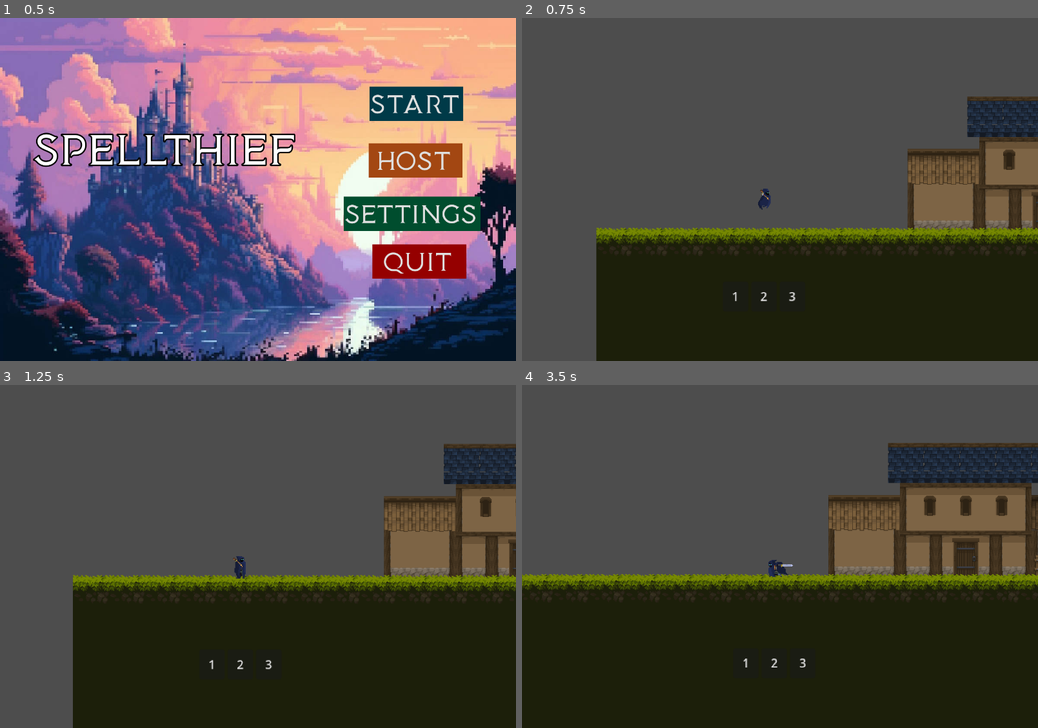
Above: before the commit, frames 1-4 (two rows, left to right).
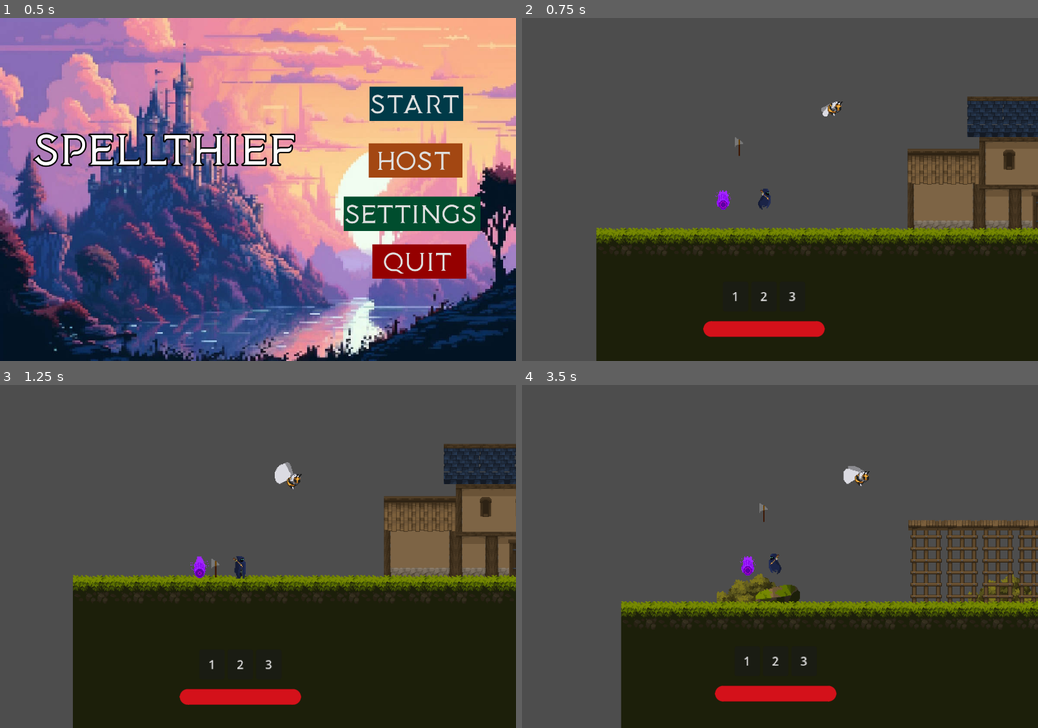
Above: after the commit, the same moments.

Repository: ACM-Game-Dev/Roguelike
Game: Godot game, scene res://Game/main_menu.tscn
Same seed, same stepped clock (60 frames per second), same inputs: the game is played once before the commit and once after it.
Inputs (mouse positions are in pixels of both pictures, inside the frame that each line leads up to):
- Up to frame 1 (0.5 s): no input
- Up to frame 2 (0.75 s): click "Start" at 0.5 s
- Up to frame 3 (1.25 s): no input
- Up to frame 4 (3.5 s): move the mouse to (893, 539) at 1.27 s; hold D (move_right) 1.28-2.78 s; click (893, 539) at 1.35 s; tap Space (jump) at 1.52, 2.27 s; move the mouse to (676, 573) at 2.02 s; click (676, 573) at 2.1 s; move the mouse to (831, 481) at 2.77 s; hold A (move_left) from 2.78 s (still down); click (831, 481) at 2.85 s

Frame 1 is identical in both runs. In frame 2, 1.3% of the frame differs, in the area x 35-63%, y 24-94%; in frame 3, 1.5%; in frame 4, 31%, in the area x 0-100%, y 16-100%.

Commit message:
Added pickups for items

Diff:
--- /dev/null
+++ b/SideScroller/Enemies/Enemy_Resource.gd
@@ -0,0 +1,9 @@
+extends Resource
+
+class_name Enemy_Resource
+
+@export var health: int
+@export var speed: float
+@export var damage: int
+@export var enemy_name: String
+@export var enemy_type: String
--- a/SideScroller/Enemies/FlyingEnemy.gd
+++ b/SideScroller/Enemies/FlyingEnemy.gd
@@ -2,25 +2,29 @@
 
 class_name FlyingEnemy
 
-const SPEED = 50.0
+@export var enemy_resource: Enemy_Resource
 
 @export var player: Player
 var direction = Vector2.RIGHT
-var damage = 1
 var damaging = false
+
 func _ready():
 	if !player:
 		player = get_parent().get_node("CharacterBody2D")
 
 func _physics_process(delta):
-
 	if player:
 		direction = (player.global_position - global_position).normalized()
-		global_position += SPEED * direction * delta
+		velocity = enemy_resource.speed * direction * delta
+		#print(velocity)
+
+	if velocity.x > 0:
+		%AnimatedSprite2D.flip_h = false
+	else:
+		%AnimatedSprite2D.flip_h = true
 
 	if damaging:
-		player.take_damage(damage)
-
+		player.take_damage(enemy_resource.damage)
 	move_and_slide()
 
 
@@ -28,7 +32,6 @@
 	if body.has_method("take_damage"):
 		damaging = true
 
-
 func _on_area_2d_body_exited(body):
 	if body.has_method("take_damage"):
 		damaging = false
--- a/SideScroller/Enemies/flying_enemy.tscn
+++ b/SideScroller/Enemies/flying_enemy.tscn
@@ -1,15 +1,62 @@
-[gd_scene load_steps=5 format=3 uid="uid://d1f7ngdq5rld7"]
+[gd_scene load_steps=12 format=3 uid="uid://d1f7ngdq5rld7"]
 
 [ext_resource type="Script" path="res://Enemies/FlyingEnemy.gd" id="1_hfp2b"]
+[ext_resource type="Script" path="res://Enemies/Enemy_Resource.gd" id="2_no18x"]
 [ext_resource type="Texture2D" uid="uid://cr11d3fa7cm4j" path="res://Assets/Legacy-Fantasy - High Forest 2.3/Mob/Small Bee/Fly/Fly-Sheet.png" id="2_v5wq8"]
+
+[sub_resource type="Resource" id="Resource_bojgd"]
+resource_local_to_scene = true
+script = ExtResource("2_no18x")
+health = 100
+speed = 5000.0
+damage = 1
+enemy_name = "Bea"
+enemy_type = "Bee"
 
 [sub_resource type="CircleShape2D" id="CircleShape2D_l66iu"]
 radius = 7.07107
 
 [sub_resource type="CircleShape2D" id="CircleShape2D_gnyop"]
 
+[sub_resource type="AtlasTexture" id="AtlasTexture_ayby0"]
+atlas = ExtResource("2_v5wq8")
+region = Rect2(0, 0, 64, 64)
+
+[sub_resource type="AtlasTexture" id="AtlasTexture_3kyiq"]
+atlas = ExtResource("2_v5wq8")
+region = Rect2(64, 0, 64, 64)
+
+[sub_resource type="AtlasTexture" id="AtlasTexture_qd0ag"]
+atlas = ExtResource("2_v5wq8")
+region = Rect2(128, 0, 64, 64)
+
+[sub_resource type="AtlasTexture" id="AtlasTexture_e10cs"]
+atlas = ExtResource("2_v5wq8")
+region = Rect2(192, 0, 64, 64)
+
+[sub_resource type="SpriteFrames" id="SpriteFrames_mdoqh"]
+animations = [{
+"frames": [{
+"duration": 1.0,
+"texture": SubResource("AtlasTexture_ayby0")
+}, {
+"duration": 1.0,
+"texture": SubResource("AtlasTexture_3kyiq")
+}, {
+"duration": 1.0,
+"texture": SubResource("AtlasTexture_qd0ag")
+}, {
+"duration": 1.0,
+"texture": SubResource("AtlasTexture_e10cs")
+}],
+"loop": true,
+"name": &"default",
+"speed": 10.0
+}]
+
 [node name="FlyingEnemy" type="CharacterBody2D"]
 script = ExtResource("1_hfp2b")
+enemy_resource = SubResource("Resource_bojgd")
 
 [node name="Area2D" type="Area2D" parent="."]
 
@@ -21,9 +68,10 @@
 [node name="Collider" type="CollisionShape2D" parent="."]
 shape = SubResource("CircleShape2D_gnyop")
 
-[node name="Sprite2D" type="Sprite2D" parent="."]
-texture = ExtResource("2_v5wq8")
-hframes = 4
+[node name="AnimatedSprite2D" type="AnimatedSprite2D" parent="."]
+unique_name_in_owner = true
+sprite_frames = SubResource("SpriteFrames_mdoqh")
+autoplay = "default"
 
 [connection signal="body_entered" from="Area2D" to="." method="_on_area_2d_body_entered"]
 [connection signal="body_exited" from="Area2D" to="." method="_on_area_2d_body_exited"]
--- /dev/null
+++ b/SideScroller/Equipment/WeaponPickup.tscn
@@ -0,0 +1,3 @@
+[gd_scene format=3 uid="uid://bkmyv2a676e4u"]
+
+[node name="Node2D" type="Node2D"]
--- /dev/null
+++ b/SideScroller/Equipment/axe_pickup.tscn
@@ -0,0 +1,15 @@
+[gd_scene load_steps=3 format=3 uid="uid://c233y0pcx661r"]
+
+[ext_resource type="Texture2D" uid="uid://bf1qby6lb2tcw" path="res://Assets/Shikashi's Fantasy Icons Pack v2/New Piskel.png" id="1_28eqn"]
+
+[sub_resource type="RectangleShape2D" id="RectangleShape2D_lyt4j"]
+size = Vector2(18, 25)
+
+[node name="Axe_Pickup" type="RigidBody2D"]
+
+[node name="Sprite2D" type="Sprite2D" parent="."]
+texture = ExtResource("1_28eqn")
+
+[node name="CollisionShape2D" type="CollisionShape2D" parent="."]
+position = Vector2(0, -0.5)
+shape = SubResource("RectangleShape2D_lyt4j")
--- /dev/null
+++ b/SideScroller/Equipment/spell_pickup.tscn
@@ -0,0 +1,59 @@
+[gd_scene load_steps=9 format=3 uid="uid://c71pit1rpvc4j"]
+
+[ext_resource type="Texture2D" uid="uid://ck36b5jf22t3d" path="res://Equipment/New Piskel(1).png" id="1_ul61h"]
+
+[sub_resource type="AtlasTexture" id="AtlasTexture_bjjmi"]
+atlas = ExtResource("1_ul61h")
+region = Rect2(0, 0, 32, 32)
+
+[sub_resource type="AtlasTexture" id="AtlasTexture_pdgi6"]
+atlas = ExtResource("1_ul61h")
+region = Rect2(32, 0, 32, 32)
+
+[sub_resource type="AtlasTexture" id="AtlasTexture_5b1gd"]
+atlas = ExtResource("1_ul61h")
+region = Rect2(32, 32, 32, 32)
+
+[sub_resource type="AtlasTexture" id="AtlasTexture_q3d5c"]
+atlas = ExtResource("1_ul61h")
+region = Rect2(0, 32, 32, 32)
+
+[sub_resource type="AtlasTexture" id="AtlasTexture_md57t"]
+atlas = ExtResource("1_ul61h")
+region = Rect2(0, 64, 32, 32)
+
+[sub_resource type="SpriteFrames" id="SpriteFrames_e7nq8"]
+animations = [{
+"frames": [{
+"duration": 1.0,
+"texture": SubResource("AtlasTexture_bjjmi")
+}, {
+"duration": 1.0,
+"texture": SubResource("AtlasTexture_pdgi6")
+}, {
+"duration": 1.0,
+"texture": SubResource("AtlasTexture_5b1gd")
+}, {
+"duration": 1.0,
+"texture": SubResource("AtlasTexture_q3d5c")
+}, {
+"duration": 1.0,
+"texture": SubResource("AtlasTexture_md57t")
+}],
+"loop": true,
+"name": &"default",
+"speed": 5.0
+}]
+
+[sub_resource type="RectangleShape2D" id="RectangleShape2D_j45yl"]
+size = Vector2(20, 25)
+
+[node name="RigidBody2D" type="RigidBody2D"]
+
+[node name="AnimatedSprite2D" type="AnimatedSprite2D" parent="."]
+sprite_frames = SubResource("SpriteFrames_e7nq8")
+autoplay = "default"
+
+[node name="CollisionShape2D" type="CollisionShape2D" parent="."]
+position = Vector2(0, -0.5)
+shape = SubResource("RectangleShape2D_j45yl")
--- a/SideScroller/Equipment/sword.gd
+++ b/SideScroller/Equipment/sword.gd
@@ -1,7 +1,6 @@
 extends Equipment
 
 class_name Sword
-
 
 @export var weapon_resource: Weapon_Resource
 var swings = 0
@@ -10,7 +9,6 @@
 func equip(player):
 	# Replace player default anims with sword anims
 	pass
-
 
 func activate(player):
 	if not cooledDown:
@@ -29,7 +27,6 @@
 	pass
 
 
-
 func _on_delay_timeout():
 	cooledDown = true
 	print("READY TO SWING")
--- a/SideScroller/Levels/randroomgenerating.tscn
+++ b/SideScroller/Levels/randroomgenerating.tscn
@@ -10,6 +10,30 @@
 [ext_resource type="PackedScene" uid="uid://kir4rjhh7whe" path="res://Levels/room7.tscn" id="8_2nlhd"]
 [ext_resource type="PackedScene" uid="uid://o6ih4vegxxxq" path="res://Levels/room8.tscn" id="9_r3vwf"]
 [ext_resource type="PackedScene" uid="uid://bn8g0lgjvplhw" path="res://Player/Player.tscn" id="10_8qk32"]
+[ext_resource type="Script" path="res://Player/PlayerStats.gd" id="11_ig7l4"]
+[ext_resource type="PackedScene" uid="uid://d1f7ngdq5rld7" path="res://Enemies/flying_enemy.tscn" id="12_st623"]
+[ext_resource type="Script" path="res://Enemies/Enemy_Resource.gd" id="13_pnl8p"]
+[ext_resource type="PackedScene" uid="uid://bkmyv2a676e4u" path="res://Equipment/WeaponPickup.tscn" id="14_cqh01"]
+[ext_resource type="PackedScene" uid="uid://c71pit1rpvc4j" path="res://Equipment/spell_pickup.tscn" id="15_imm3m"]
+[ext_resource type="PackedScene" uid="uid://c233y0pcx661r" path="res://Equipment/axe_pickup.tscn" id="16_7bfxu"]
+
+[sub_resource type="Resource" id="Resource_18n32"]
+resource_local_to_scene = true
+script = ExtResource("11_ig7l4")
+MAX_HEALTH = 100
+CURR_HEALTH = 100
+MOVE_SPEED = 150.0
+JUMP_POWER = -400.0
+NUM_JUMPS = 1
+
+[sub_resource type="Resource" id="Resource_sg6nj"]
+resource_local_to_scene = true
+script = ExtResource("13_pnl8p")
+health = 100
+speed = 5000.0
+damage = 1
+enemy_name = "Bea"
+enemy_type = "Bee"
 
 [node name="Randroomgenerating" type="Node2D"]
 
@@ -27,3 +51,19 @@
 
 [node name="Player" parent="." instance=ExtResource("10_8qk32")]
 position = Vector2(227, 365)
+playerStats = SubResource("Resource_18n32")
+
+[node name="FlyingEnemy" parent="." node_paths=PackedStringArray("player") instance=ExtResource("12_st623")]
+position = Vector2(331, 252)
+enemy_resource = SubResource("Resource_sg6nj")
+player = NodePath("../Player")
+
+[node name="Node2D" parent="." instance=ExtResource("14_cqh01")]
+position = Vector2(294, 290)
+rotation = -0.425921
+
+[node name="RigidBody2D" parent="." instance=ExtResource("15_imm3m")]
+position = Vector2(173, 371)
+
+[node name="Axe_Pickup" parent="." instance=ExtResource("16_7bfxu")]
+position = Vector2(194, 300)
--- a/SideScroller/Player/Camerafollow.gd
+++ b/SideScroller/Player/Camerafollow.gd
@@ -1,11 +1,10 @@
 extends Camera2D
 
 var centerpoint = Vector2.ZERO
+
 # Called when the node enters the scene tree for the first time.
 func _ready():
 	pass # Replace with function body
-
-
 
 func _process(delta):
 	var player_location = get_parent().global_position
--- a/SideScroller/Player/Player.tscn
+++ b/SideScroller/Player/Player.tscn
@@ -316,6 +316,10 @@
 }
 playback_default_blend_time = 0.1
 
+[node name="TabBar" type="TabBar" parent="AnimationPlayer"]
+offset_right = 40.0
+offset_bottom = 40.0
+
 [node name="AnimationTree" type="AnimationTree" parent="."]
 unique_name_in_owner = true
 root_node = NodePath("%AnimationTree/..")
@@ -336,13 +340,15 @@
 vframes = 12
 
 [node name="PlayerGUI" type="Control" parent="."]
+z_index = 10
 layout_mode = 3
 anchors_preset = 0
 offset_right = 40.0
 offset_bottom = 40.0
 
 [node name="HealthBar" type="ProgressBar" parent="PlayerGUI" node_paths=PackedStringArray("player")]
-z_index = -1
+z_index = 10
+z_as_relative = false
 layout_mode = 0
 offset_left = -81.0
 offset_top = 165.0
@@ -355,6 +361,7 @@
 player = NodePath("../..")
 
 [node name="HBoxContainer" type="HBoxContainer" parent="PlayerGUI"]
+z_index = 10
 layout_mode = 1
 anchors_preset = 15
 anchor_right = 1.0
Binary file added: SideScroller/Assets/Shikashi's Fantasy Icons Pack v2/New Piskel.png
Not shown, added: SideScroller/Assets/Shikashi's Fantasy Icons Pack v2/New Piskel.png.import
Binary file added: SideScroller/Equipment/New Piskel(1).png
Not shown, added: SideScroller/Equipment/New Piskel(1).png.import
Not shown: 1 places in SideScroller/Levels/randroomgenerating.tscn that only renumber resources
